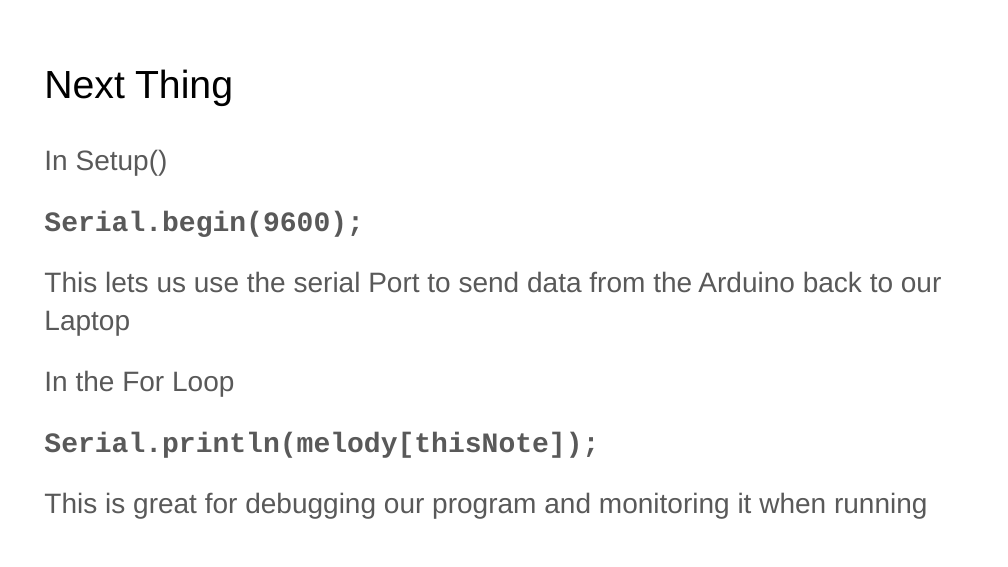
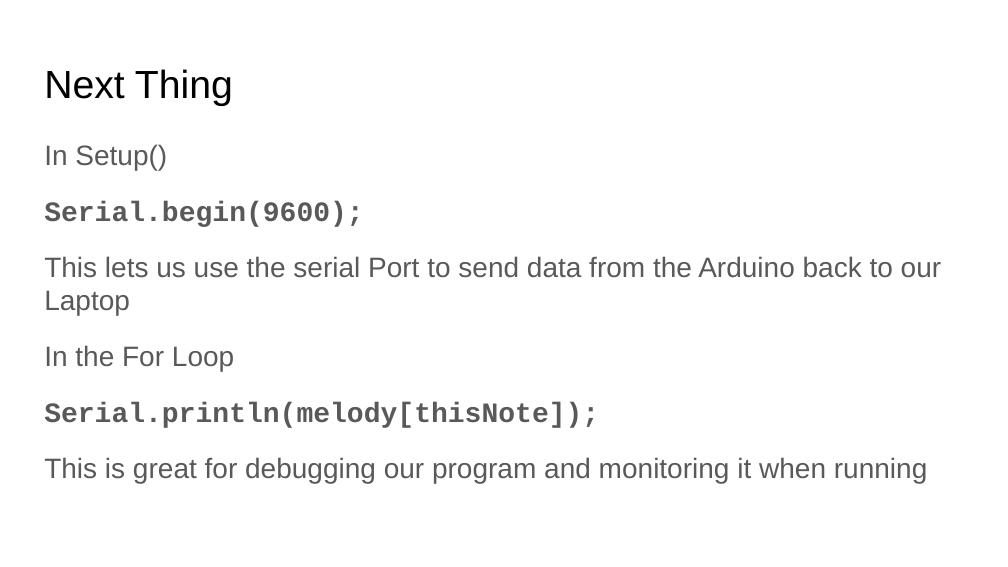
Before and after one commit to weirdworkshop/CreativePhysicalComputing, a slide deck: slide 7 of Week4/Week 4.pptx. Drawn at 1008x567 pixels with LibreOffice and Linux fonts; fonts in the diff are those of the drawing. Boxes give left, top, right and bottom in pixels: in the first picture for what was removed or moved away, otherwise in the second. Text is boxed around its words. In the diff, an @@ line names an element or a change of style, - is before the commit and + after.

```diff
--- a/Week4/Week 4.pptx
+++ b/Week4/Week 4.pptx
@@ text "In Setup()" at (44, 144, 941, 483): line spacing 1.15 to 1 @@
```
Also in this commit, not shown: 10 other slides changed.
